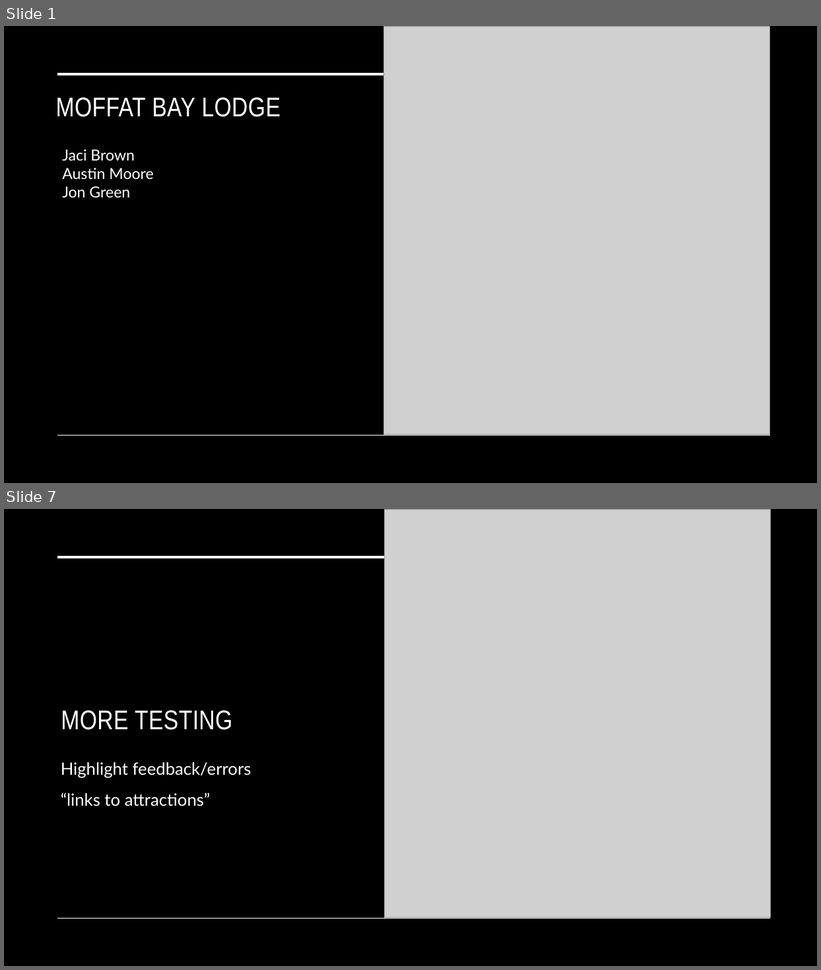
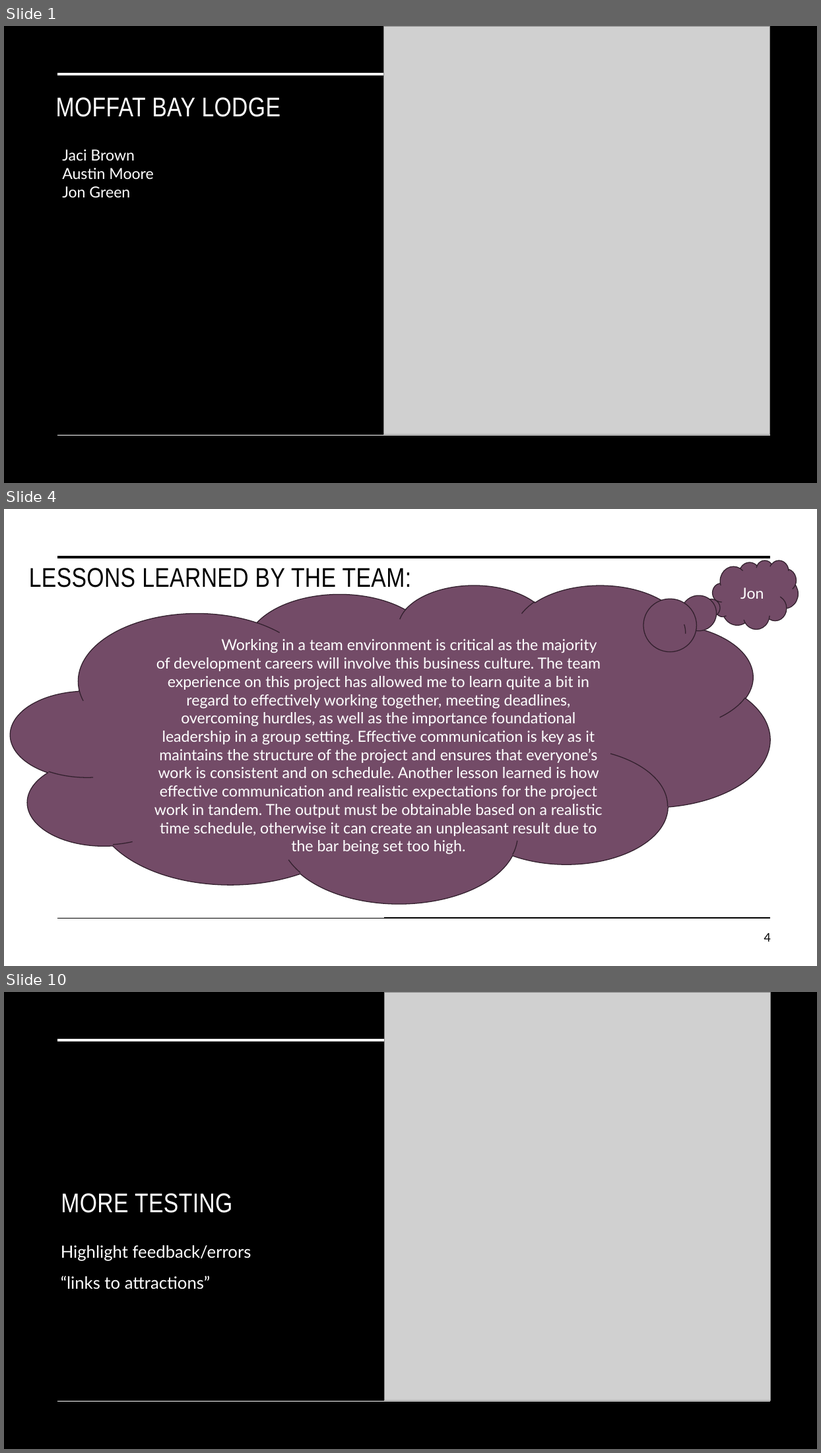
Before and after one commit to JKBrown11/Moffat-Bay, a slide deck: Presentation_Files/ROUGH_MBLodge_group1.pptx. Shown one above the other, each under a label of ours: slides 1 and 7 before the commit, slides 1, 4 and 10 after it; the slides between them are not shown. The pictures are 821x970 and 821x1453 pixels, drawn with LibreOffice and Linux fonts; fonts in the diff are those of the drawing; grey boxes stand for pictures. Boxes give left, top, right and bottom in pixels: in the first picture for what was removed or moved away, otherwise in the second. Text is boxed around its words. In the diff, an @@ line names an element or a change of style, - is before the commit and + after.

Commit message:
Updating presentation with prototype, ERD, and some about us/ lessons content

```diff
--- a/Presentation_Files/ROUGH_MBLodge_group1.pptx
+++ b/Presentation_Files/ROUGH_MBLodge_group1.pptx
@@ slide 4 added at bbox=[4, 509, 817, 966], background #FFFFFF @@
@@ title added at bbox=[29, 568, 411, 588], 32 pt, text #000000 @@
+LESSONS LEARNED BY THE TEAM:
@@ line added from (57, 557) to (764, 557), #000000 3.5 pt @@
@@ line added from (384, 557) to (770, 557), #000000 3.5 pt @@
@@ cloud added at bbox=[713, 560, 798, 629], fill #734B67, outline #32212D 1 pt, 18 pt, text #FFFFFF @@
+Jon
@@ thought cloud added at bbox=[11, 585, 770, 904], fill #734B67, outline #32212D 1 pt, 18 pt, text #FFFFFF @@
+  Working in a team environment is critical as the majority of development careers will involve this business culture. The team experience on this project has allowed me to learn quite a bit in regard to effectively working together, meeting deadlines, overcoming hurdles, as well as the importance foundational leadership in a group setting. Effective communication is key as it maintains the structure of the project and ensures that everyone’s work is consistent and on schedule. Another lesson learned is how effective communication and realistic expectations for the project work in tandem. The output must be obtainable based on a realistic time schedule, otherwise it can create an unpleasant result due to the bar being set too high.
@@ line added from (57, 919) to (764, 919), #000000 1 pt @@
@@ line added from (384, 918) to (770, 918), #000000 1 pt @@
@@ page number added at bbox=[764, 933, 771, 942], 14 pt, text #000000 @@
+4
@@ what was slide 7 is now slide 10 @@
```
Also in this commit, not shown: 2 slides changed, 5 other slides added, 3 slides removed, 2 other files.
